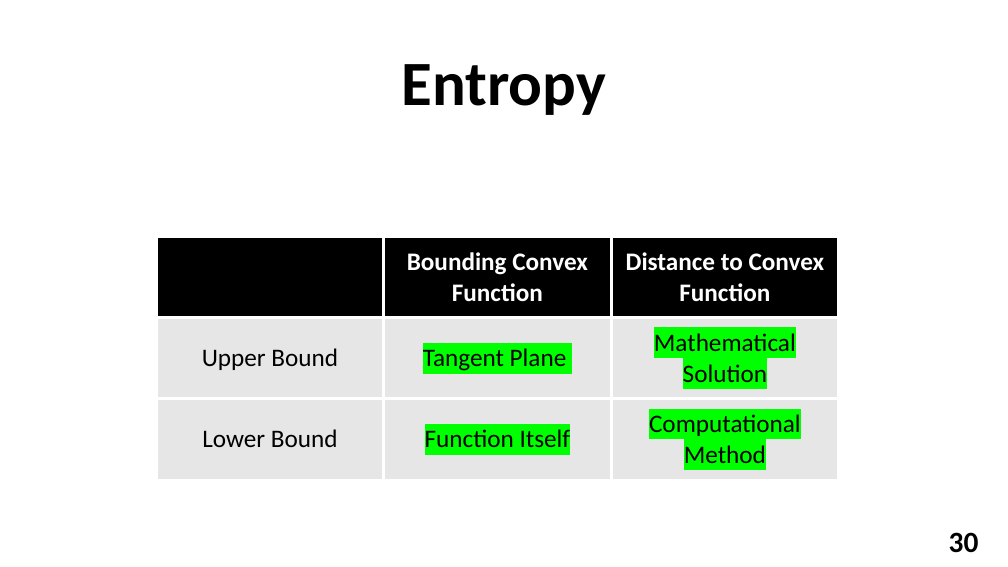
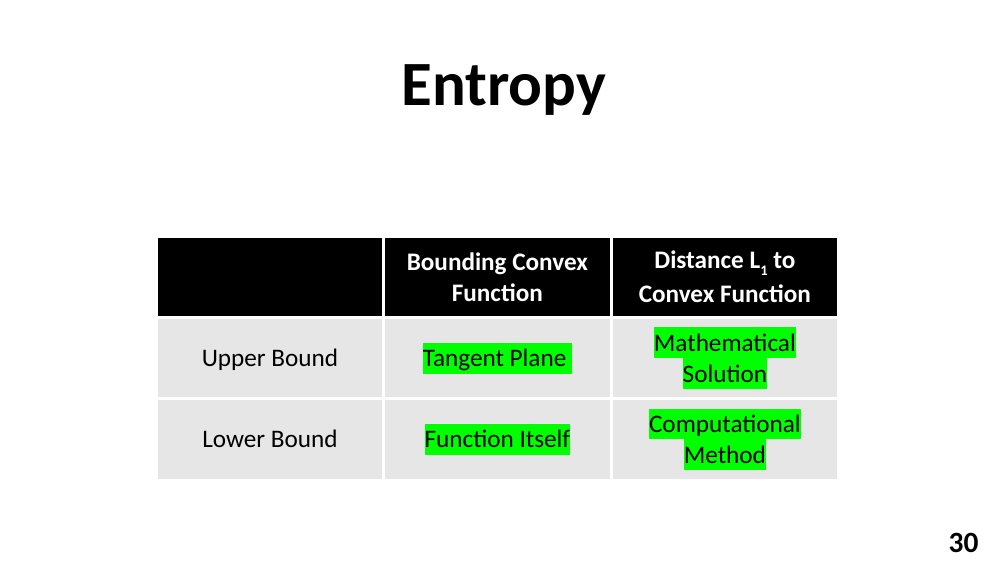
Before and after one commit to YuvalAlf/Distributed-Monitoring, a slide deck: slide 30 of What We Did So Far Dec 2018.pptx. Drawn at 1008x567 pixels with LibreOffice and Linux fonts; fonts in the diff are those of the drawing; grey boxes stand for pictures; background and template pictures are left out. Boxes give left, top, right and bottom in pixels: in the first picture for what was removed or moved away, otherwise in the second. Text is boxed around its words. In the diff, an @@ line names an element or a change of style, - is before the commit and + after.

```diff
--- a/What We Did So Far Dec 2018.pptx
+++ b/What We Did So Far Dec 2018.pptx
@@ table at (x1=157, y1=237, x2=839, y2=480) @@
-row 1, column 3: Distance to Convex Function
+row 1, column 3: Distance L1 to Convex Function
```
Also in this commit, not shown: 12 other slides changed, 3 slides added, 13 other files.
